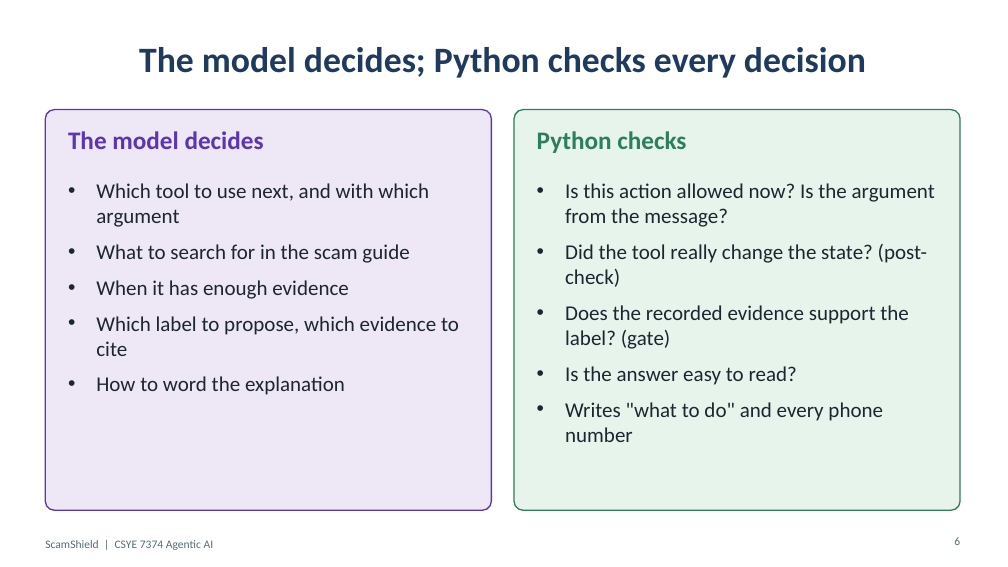
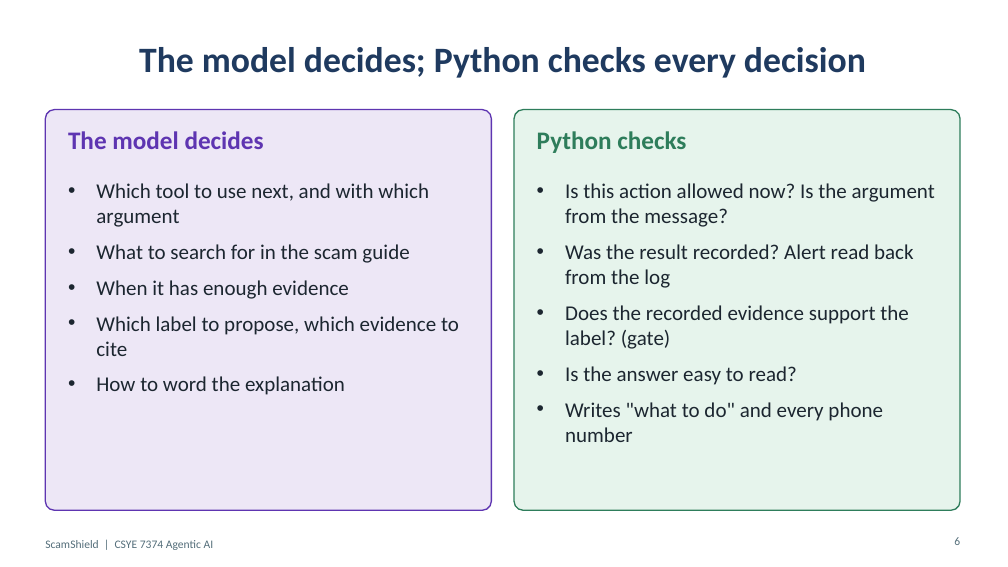
Before and after one commit to ARUNAS95/ScamShield, a slide deck: slide 6 of docs/ScamShield_Presentation.pptx. Drawn at 1008x567 pixels with LibreOffice and Linux fonts; fonts in the diff are those of the drawing. Boxes give left, top, right and bottom in pixels: in the first picture for what was removed or moved away, otherwise in the second. Text is boxed around its words. In the diff, an @@ line names an element or a change of style, - is before the commit and + after.

```diff
--- a/docs/ScamShield_Presentation.pptx
+++ b/docs/ScamShield_Presentation.pptx
@@ text at (565,244,914,288): text changed @@
-• Did the tool really change the state? (post-check)
+• Was the result recorded? Alert read back from the log
```
Also in this commit, not shown: 5 other slides changed, 1 other file.
